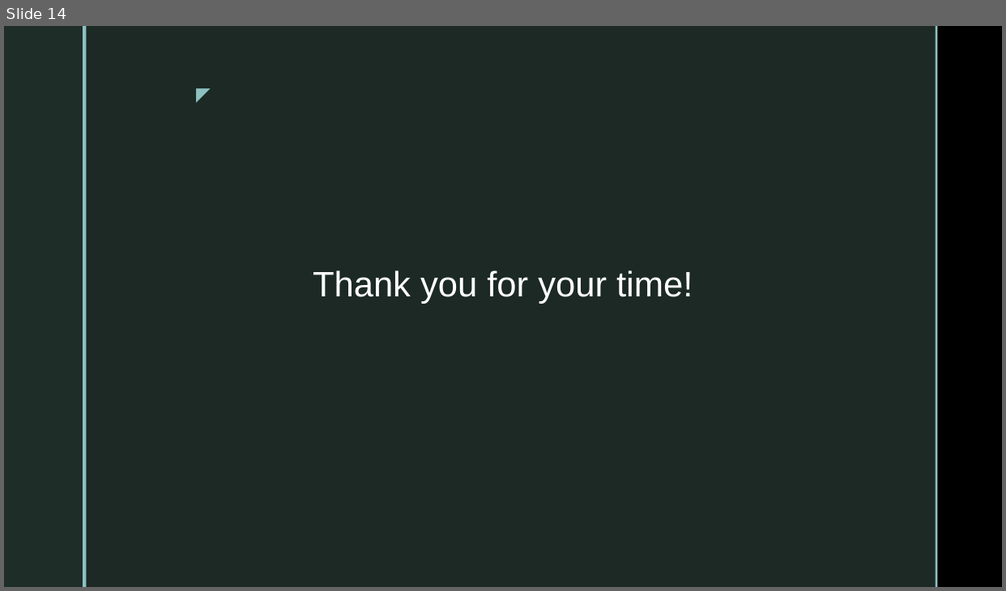
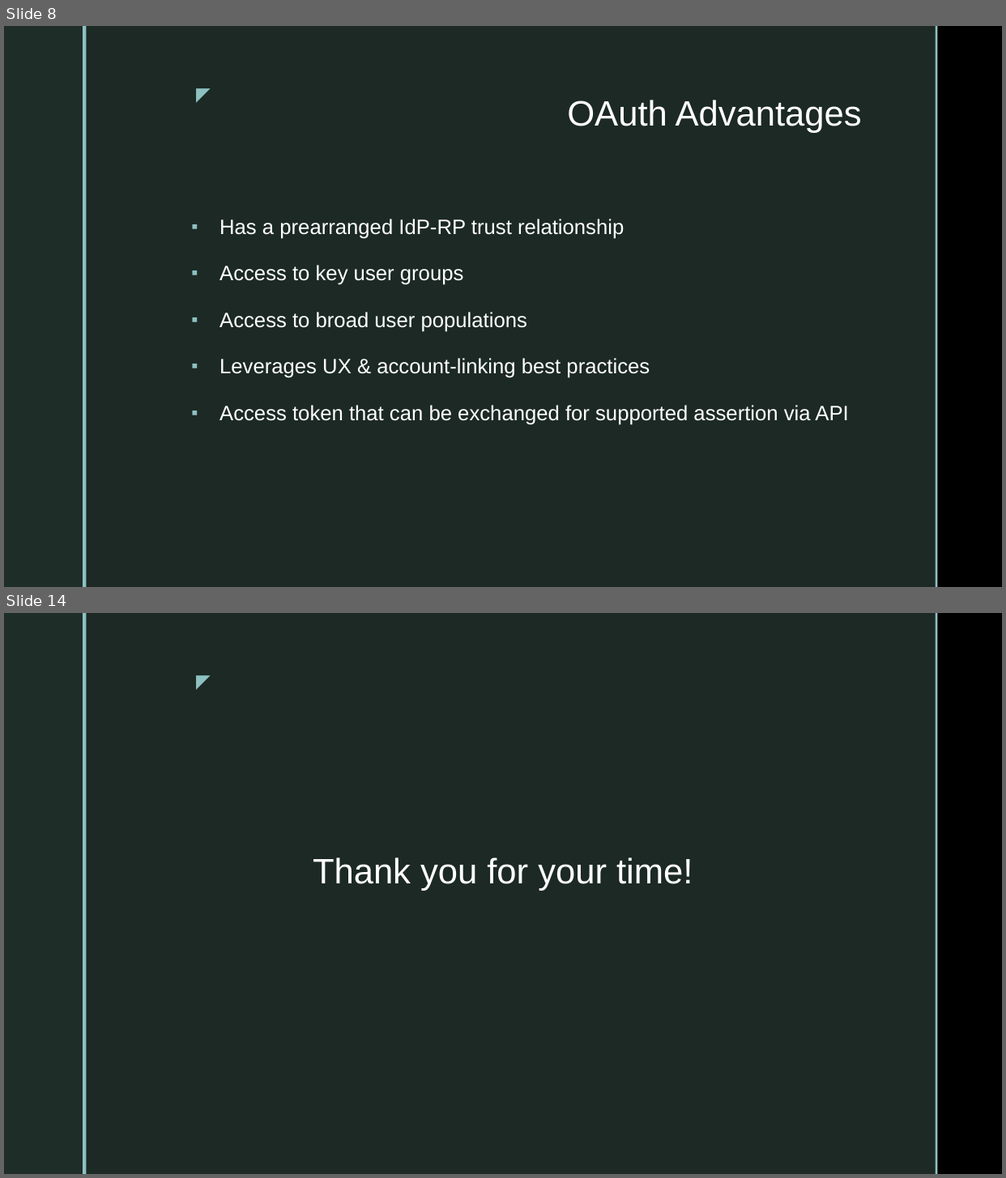
Before and after one commit to elizabethmhinz/CSD-370, a slide deck: module-1/Assignment 1.2 Presentation - Hinz.pptx. Shown one above the other, each under a label of ours: slide 14 before the commit, slides 8 and 14 after it; the slides between them are not shown. The pictures are 1006x591 and 1006x1178 pixels, drawn with LibreOffice and Linux fonts; fonts in the diff are those of the drawing; background and template pictures are left out. Boxes give left, top, right and bottom in pixels: in the first picture for what was removed or moved away, otherwise in the second. Text is boxed around its words. In the diff, an @@ line names an element or a change of style, - is before the commit and + after.

```diff
--- a/module-1/Assignment 1.2 Presentation - Hinz.pptx
+++ b/module-1/Assignment 1.2 Presentation - Hinz.pptx
@@ slide 8 added at <box>4,26,1002,587</box>, background picture (left out); not listed: 5 template elements that a slide beside it also shows @@
@@ title added at <box>567,100,862,133</box>, 34 pt, text #FFFFFF @@
+OAuth Advantages
@@ text added at <box>219,219,848,425</box>, 20 pt, text #FFFFFF @@
+▪ Has a prearranged IdP-RP trust relationship
+▪ Access to key user groups
+▪ Access to broad user populations
+▪ Leverages UX & account-linking best practices
+▪ Access token that can be exchanged for supported assertion via API
```
Also in this commit, not shown: 1 slide changed, 12 other slides added, 12 slides removed, 2 other files.
